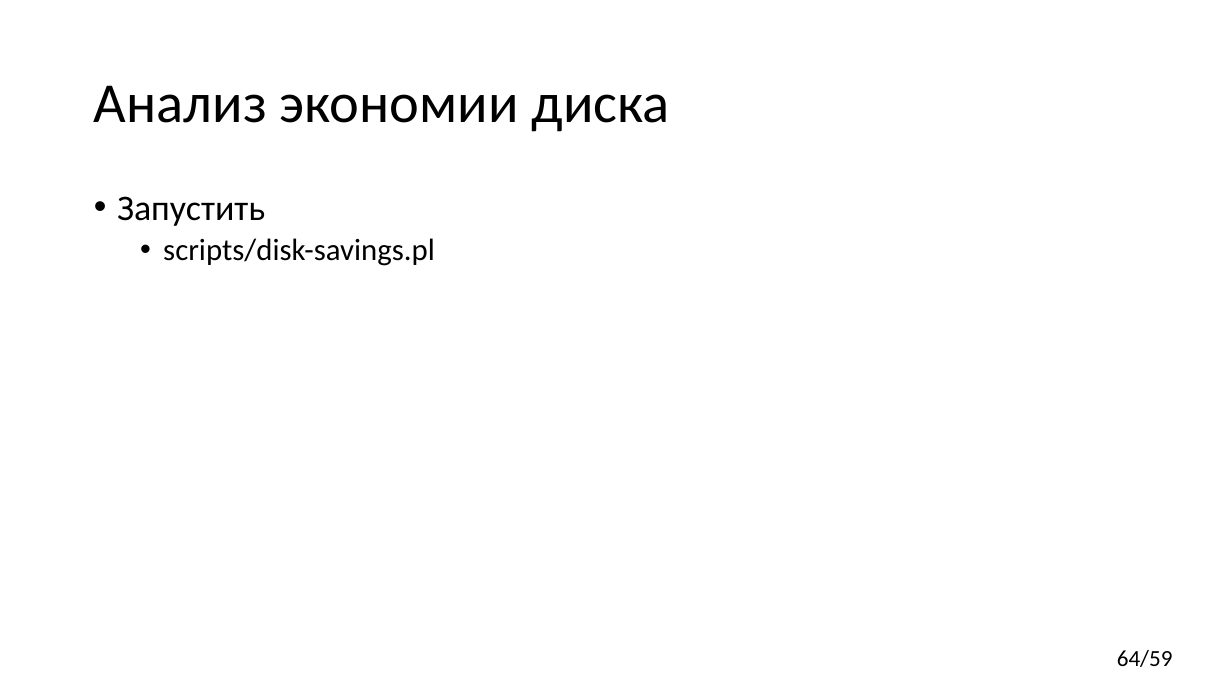
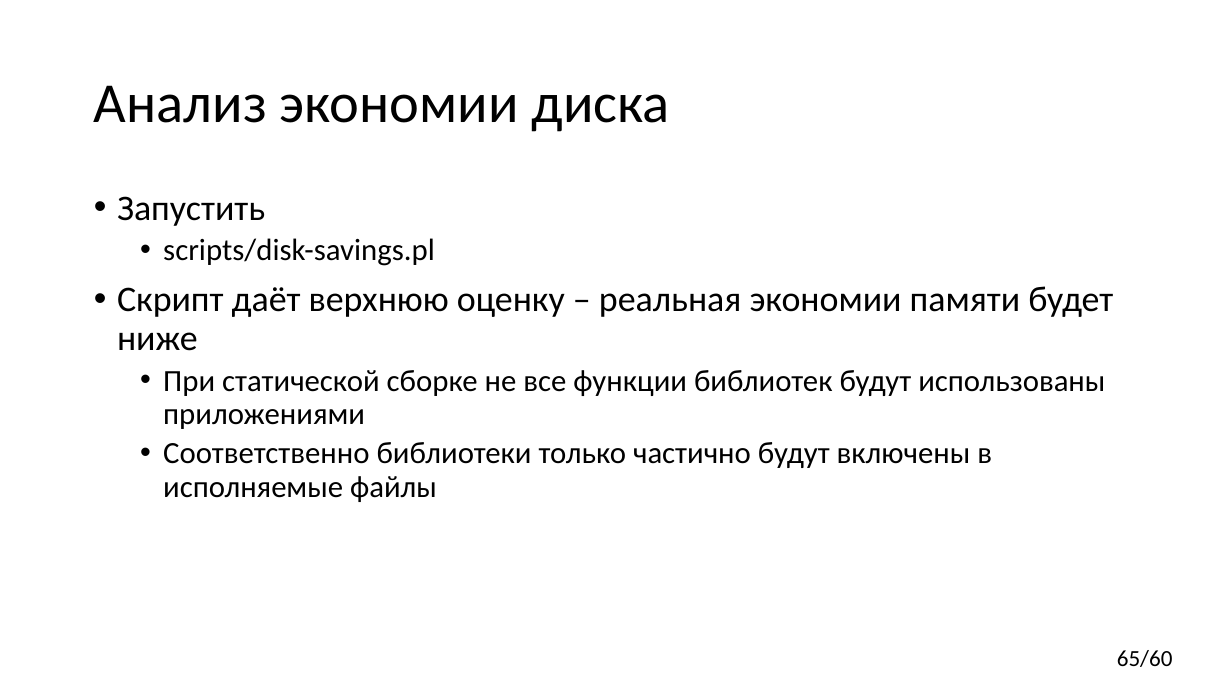
Before and after one commit to yugr/CppRussia, a slide deck: slide 65 of 2024/RU.pptx (slide 64 before the commit). Drawn at 1232x693 pixels with LibreOffice and Linux fonts; fonts in the diff are those of the drawing. Boxes give left, top, right and bottom in pixels: in the first picture for what was removed or moved away, otherwise in the second. Text is boxed around its words. In the diff, an @@ line names an element or a change of style, - is before the commit and + after.

```diff
--- a/2024/RU.pptx
+++ b/2024/RU.pptx
@@ text at box(117, 286, 1113, 502): paragraphs added @@
+• Скрипт даёт верхнюю оценку – реальная экономии памяти будет ниже
+  • При статической сборке не все функции библиотек будут использованы приложениями
+  • Соответственно библиотеки только частично будут включены в исполняемые файлы
@@ page number at box(1117, 650, 1173, 667): text changed @@
-64/59
+65/60
```
Also in this commit, not shown: 2 other slides changed, 1 slide added, 1 other file.
